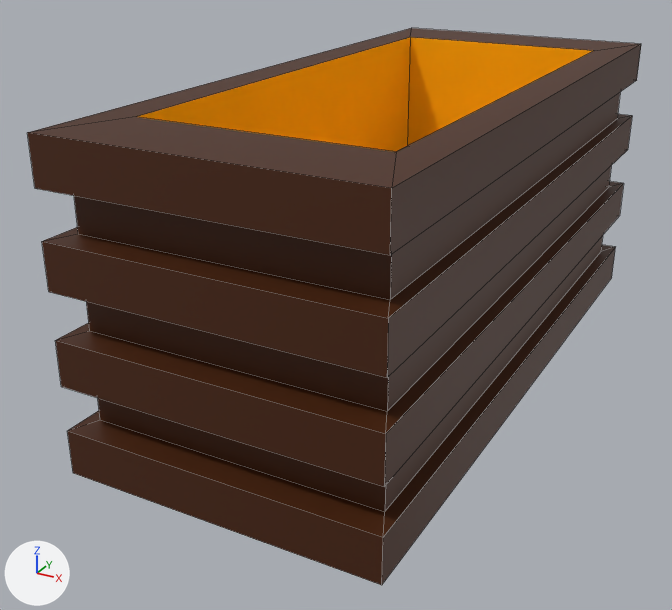
Before and after pictures for a commit that changed the FBX model 3S_game_engine/assets/models/environment/chestBody.fbx.
The view is the same before and after, from a camera (50 mm lens) standing at (2.55, -5.56, 3.08) and looking at (-0.29, -0.41, 0.51). Arrows for +X, +Y and +Z are at lower left; the lights stay in place. Mesh edges are drawn as thin lines. Where no turn or scale is listed for an object, it has been applied to the vertices. Vertices at the same position are counted once.
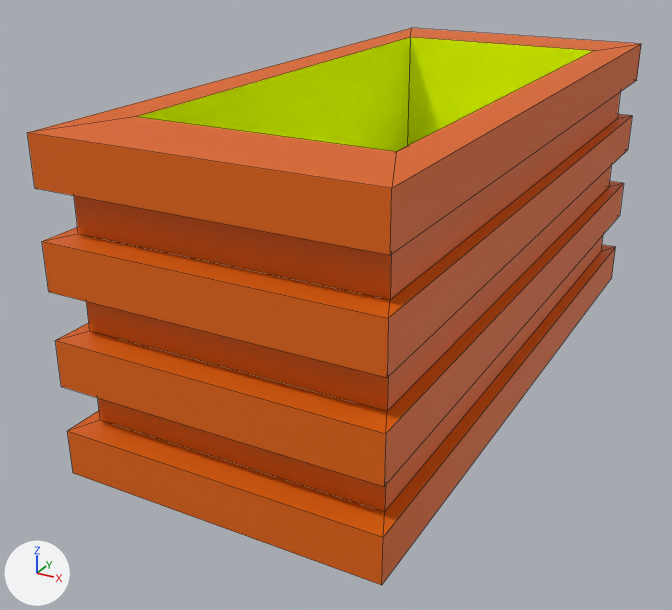
Location of each change, [x1, y1, x2, y2] in pixels of the pictures (672 x 610 px):
part 1 of me_cube, recoloured: [28, 28, 641, 585] in both
part 2 of me_cube, recoloured: [137, 37, 593, 152] in both

The change in detail:
Material 'Material.003' (mat_material_003) is new.
Its base color is (0.785, 1.0, 0.0) (yellow #e5ff00).
Its roughness is 0.0.
Material 'Material.002' (mat_material_002) is new.
Its base color is (0.774, 0.128, 0.0) (orange #e46400).
Its roughness is 0.526.
me_cube has 64 vertices, 62 faces and spans x -1.0..1.0, y -2.28..2.28, z 0.01..2.01.
me_cube is used by ob_cube; location (0.0, 0.0, 0.0).
me_cube part 1: all 57 faces that had it switch from mat_material (brown #482000) to mat_material_002 (orange #e46400).
me_cube part 2: all 5 faces that had it switch from mat_material_001 (orange #ffab0e) to mat_material_003 (yellow #e5ff00).
